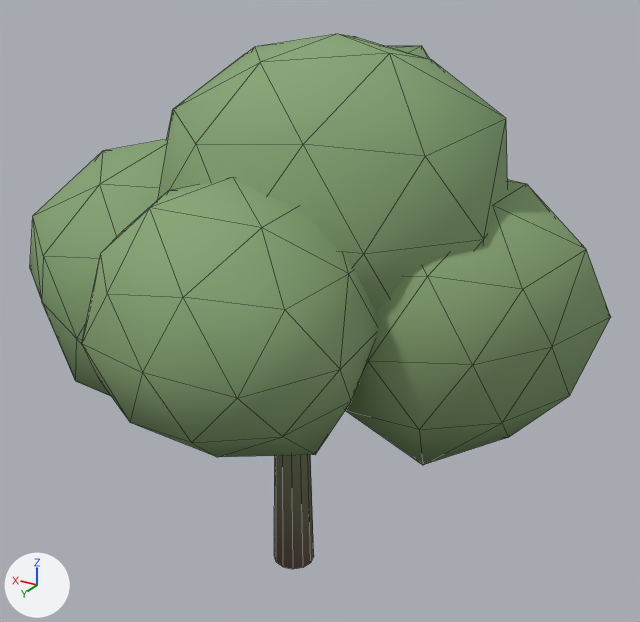
Two versions of the Blender file asset_sources/blender/flora/oak_b.blend, one commit apart.
Before and after are seen from a 50 mm lens placed at (-2.37, 3.65, 4.59), pointed at (-0.09, -0.16, 2.69). Every picture has the same lights, and +X, +Y and +Z are marked at lower left. The older version comes first. Mesh edges are drawn as thin lines.

The scene before the commit, as lines of its bpy script (objects in view):
```python
me_cone = bpy.data.meshes.new('Cone')
me_cone.from_pydata(...)  # 282 vertices, 444 faces; spans x -1.53..1.85, y -1.54..1.29, z 0.0..3.02
me_cone.polygons.foreach_set('use_smooth', [True] * 444)
me_cone.materials.append(mat_m_oak_b)
ob_oak_b = bpy.data.objects.new('oak_b', me_cone)
ob_oak_b.location = (0.0, 0.0, 1.117)
```
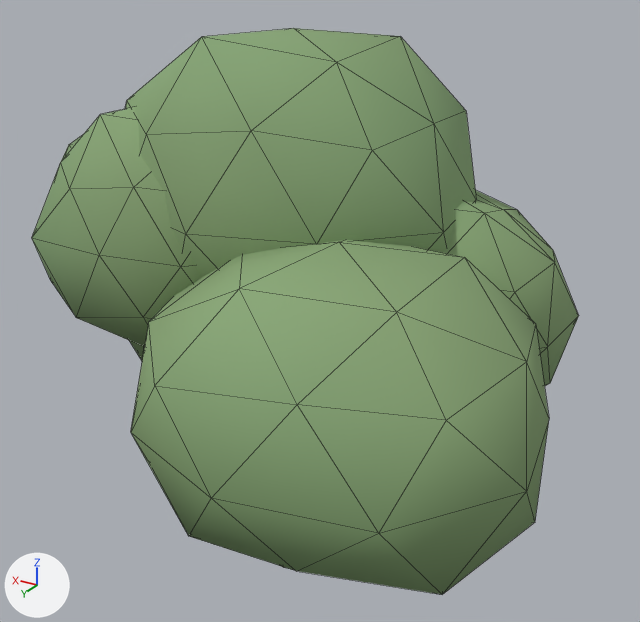
What differs and where, as boxes (x1, y1, x2, y2) in the pictures (640 x 622 px; the box of a moved part takes in the faces that stretch with it):
```json
{"object": "oak_b", "change": "reshaped", "before": [30, 34, 611, 569], "after": [32, 28, 578, 595], "on screen": "6% narrower"}
{"part": 1, "of": "me_cone", "change": "moved or reshaped", "before": [30, 34, 611, 465], "after": [32, 28, 578, 595]}
```

Edits to the scene script, one JSON object a line:
```json
{"block": "me_cone", "where": "# used by ob_oak_b; location = (0.0, 0.0, 1.117)"}
{"op": "remove", "block": "me_cone", "code": "me_cone.from_pydata(...)  # 282 vertices, 444 faces; spans x -1.53..1.85, y -1.54..1.29, z 0.0..3.02"}
{"op": "add", "block": "me_cone", "code": "me_cone.from_pydata(...)  # 282 vertices, 444 faces; spans x -1.61..1.32, y -1.09..1.52, z 0.0..3.03"}
{"block": "me_cone", "change": "me_cone part 1: 258 of 282 vertices moved; they spanned x -1.53..1.85, y -1.54..1.29, z 0.79..3.02 and now span x -1.61..1.32, y -1.09..1.52, z 0.89..3.03; mean shift (0.01, 0.12, -0.04); largest move (-0.26, -0.94, 2.89) -> (0.27, -0.39, 2.06)"}
```
